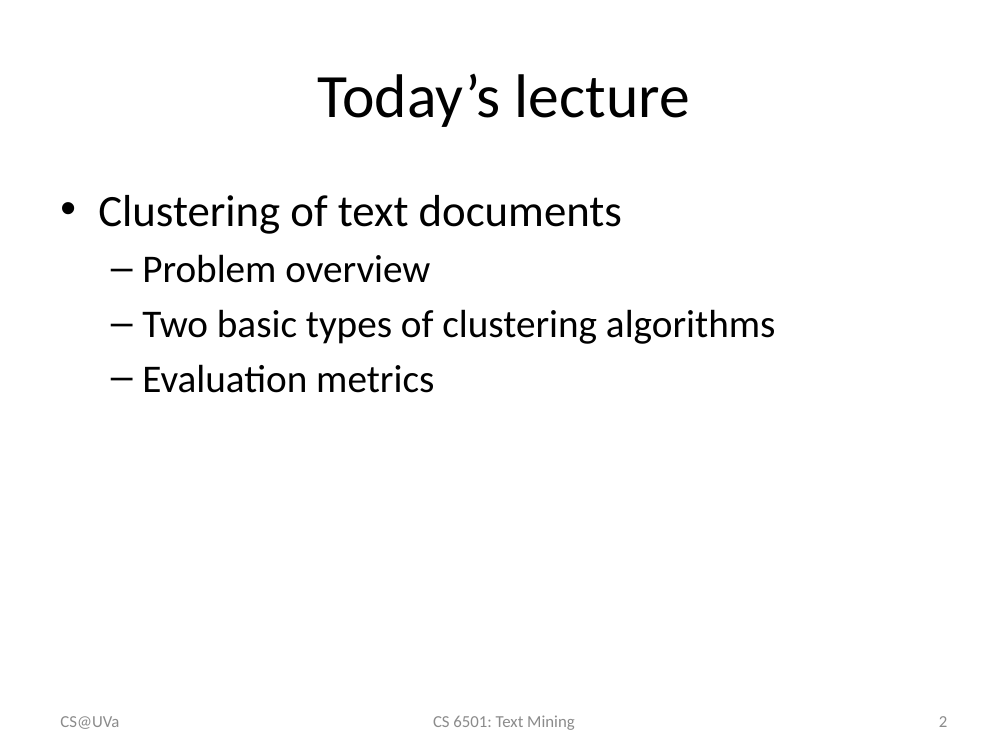
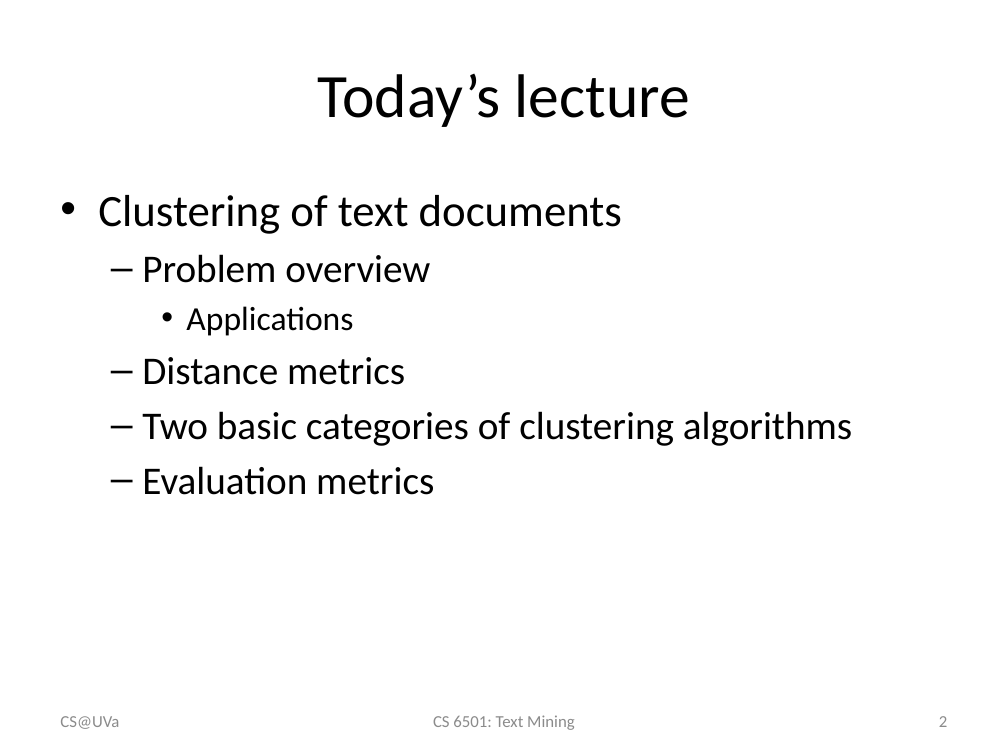
Before and after one commit to wang296/CS6501-Text-Mining, a slide deck: slide 2 of docs/TextClustering.pptx. Drawn at 1008x756 pixels with LibreOffice and Linux fonts; fonts in the diff are those of the drawing. Boxes give left, top, right and bottom in pixels: in the first picture for what was removed or moved away, otherwise in the second. Text is boxed around its words. In the diff, an @@ line names an element or a change of style, - is before the commit and + after.

```diff
--- a/docs/TextClustering.pptx
+++ b/docs/TextClustering.pptx
@@ text at box(142, 306, 852, 446): text changed @@
-  – Two basic types of clustering algorithms
+    • Applications
+  – Distance metrics
+  – Two basic categories of clustering algorithms
```
Also in this commit, not shown: 2 other slides changed, 20 slides added, 2 other files.
